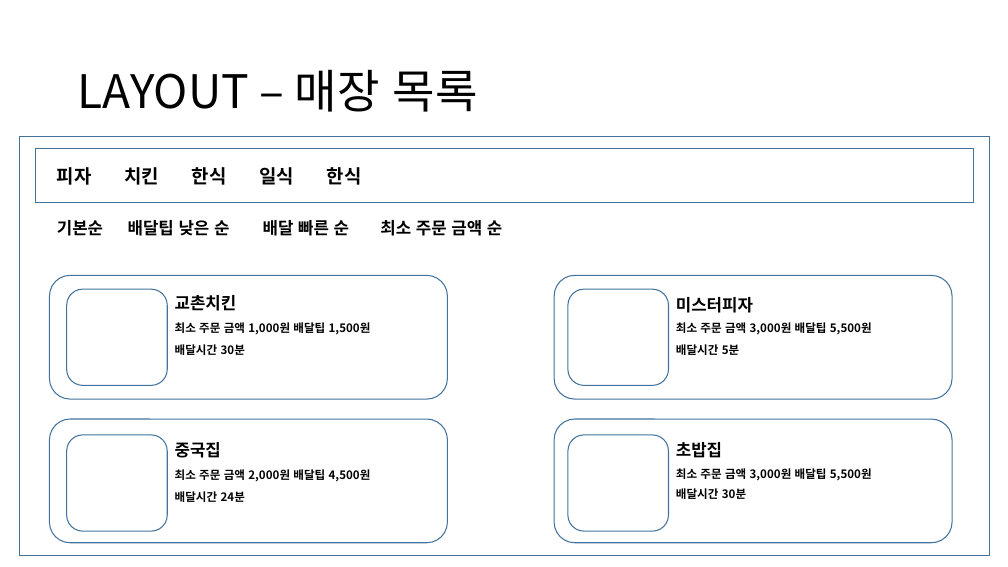
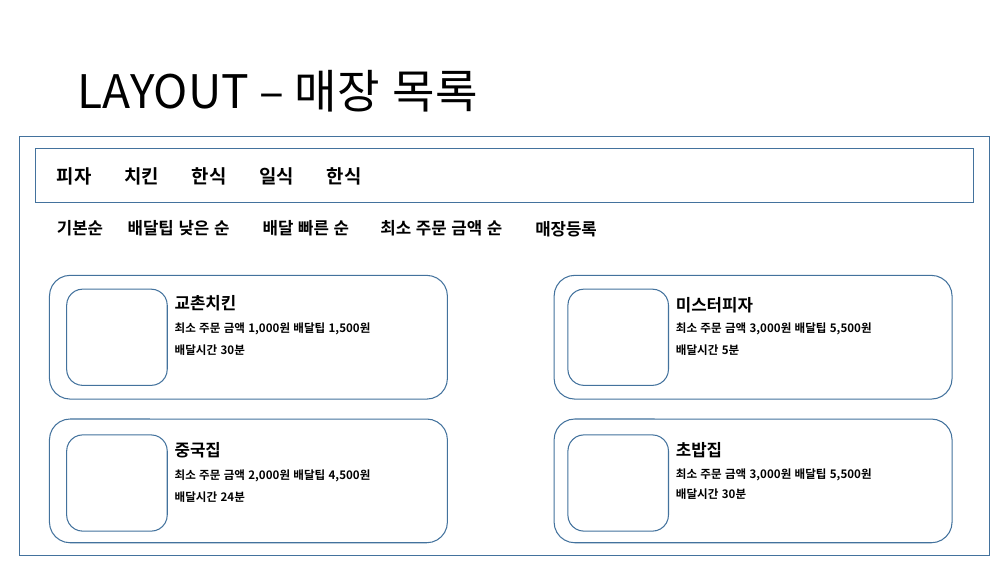
Before and after one commit to Camelllia/BaeminApplication, a slide deck: slide 13 of 202131205_김승진_실무게임프로그래밍_기획서.pptx. Drawn at 1008x567 pixels with LibreOffice and Linux fonts; fonts in the diff are those of the drawing. Boxes give left, top, right and bottom in pixels: in the first picture for what was removed or moved away, otherwise in the second. Text is boxed around its words. In the diff, an @@ line names an element or a change of style, - is before the commit and + after.

```diff
--- a/202131205_김승진_실무게임프로그래밍_기획서.pptx
+++ b/202131205_김승진_실무게임프로그래밍_기획서.pptx
@@ text added at (x1=535, y1=221, x2=597, y2=237), 16 pt, text #000000, bold @@
+매장등록
```
Also in this commit, not shown: 3 other slides changed.
